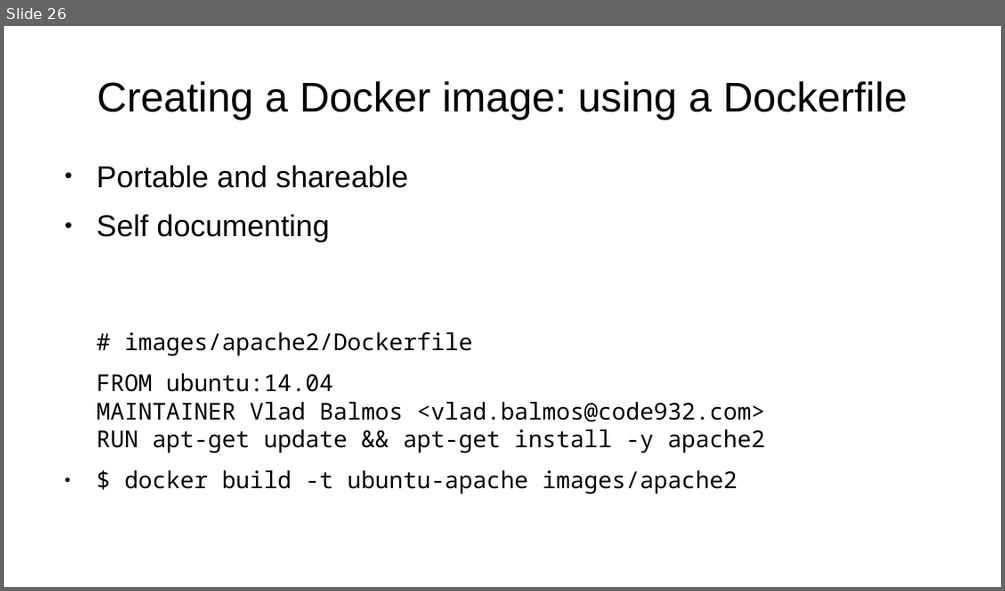
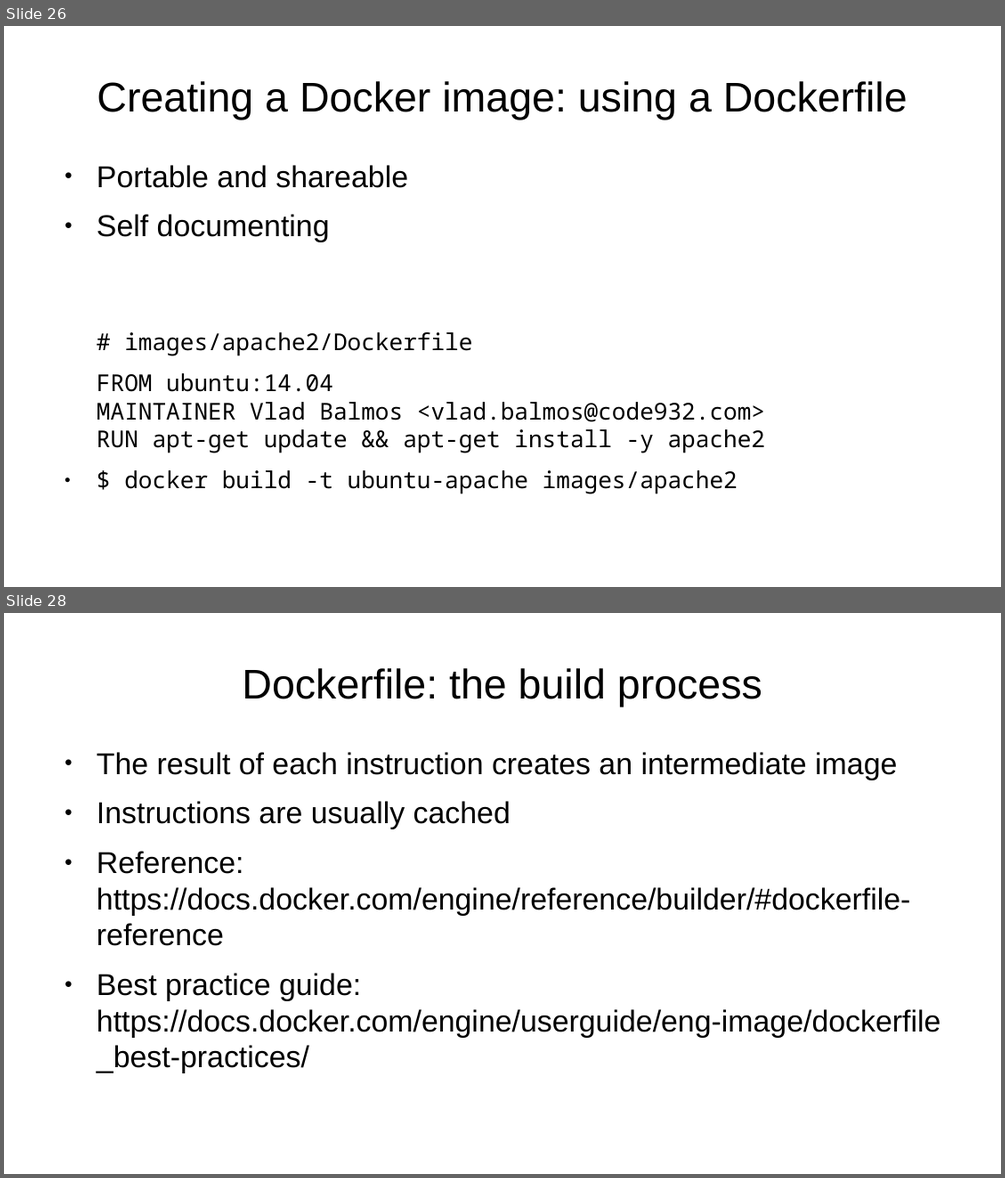
Before and after one commit to vladbalmos/docker-presentation, a slide deck: docker.odp. Shown one above the other, each under a label of ours: slide 26 before the commit, slides 26 and 28 after it; the slides between them are not shown. The pictures are 1005x591 and 1005x1178 pixels, drawn with LibreOffice and Linux fonts; fonts in the diff are those of the drawing. Boxes give left, top, right and bottom in pixels: in the first picture for what was removed or moved away, otherwise in the second. Text is boxed around its words. In the diff, an @@ line names an element or a change of style, - is before the commit and + after.

```diff
--- a/docker.odp
+++ b/docker.odp
@@ slide 28 added at [4,613,1001,1174], background #FFFFFF @@
@@ title added at [242,668,762,706], 33 pt, text #000000 @@
+Dockerfile: the build process
@@ text added at [97,752,940,1073], 24 pt, text #000000 @@
+● The result of each instruction creates an intermediate image
+● Instructions are usually cached
+● Reference:
+  https://docs.docker.com/engine/reference/builder/#dockerfile-reference
+● Best practice guide:
+  https://docs.docker.com/engine/userguide/eng-image/dockerfile_best-practices/
```
Also in this commit, not shown: 1 slide changed, 3 other slides added, 1 slide removed, 3 other files.
